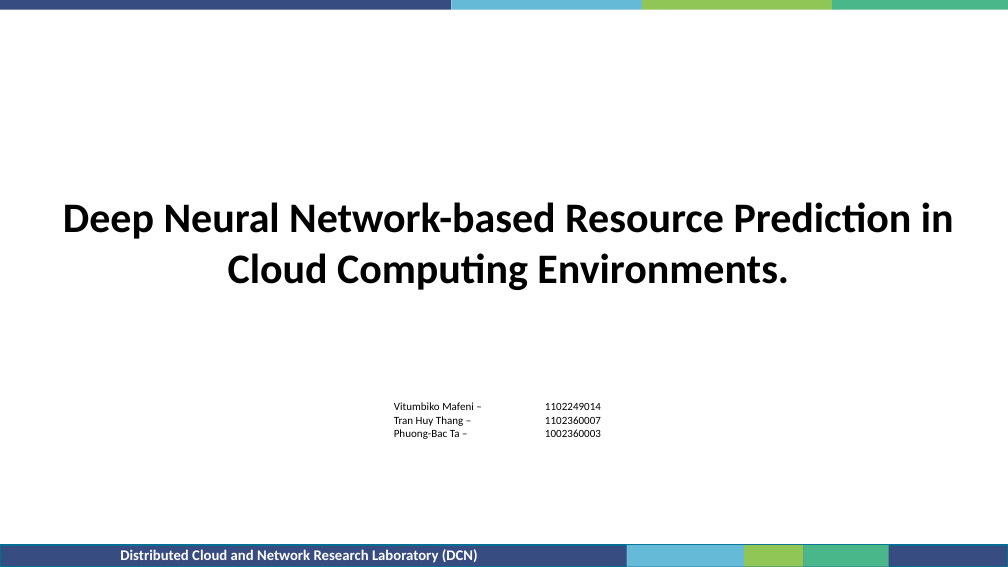
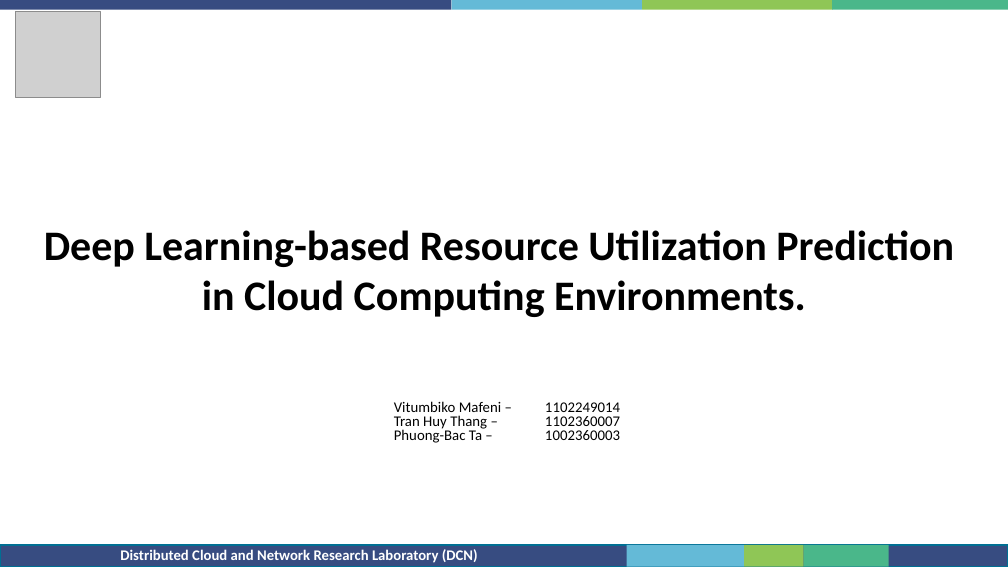
Before and after one commit to bactp/ml-class-project-20232, a slide deck: slide 1 of Integrated-Project.pptx. Drawn at 1008x567 pixels with LibreOffice and Linux fonts; fonts in the diff are those of the drawing; grey boxes stand for pictures; background and template pictures are left out. Boxes give left, top, right and bottom in pixels: in the first picture for what was removed or moved away, otherwise in the second. Text is boxed around its words. In the diff, an @@ line names an element or a change of style, - is before the commit and + after.

```diff
--- a/Integrated-Project.pptx
+++ b/Integrated-Project.pptx
@@ picture added at [16, 12, 101, 98] @@
@@ text at [44, 230, 954, 317]: text changed @@
-Deep Neural Network-based Resource Prediction in Cloud Computing Environments.
+Deep Learning-based Resource Utilization Prediction
+in Cloud Computing Environments.
@@ text "Vitumbiko Mafeni – 1102249014" at [394, 401, 620, 443]: size 10.6 to 14.2 pt; line spacing 1 to 0.8 @@
```
Also in this commit, not shown: 3 other slides changed, 19 slides added, 4 slides removed.
